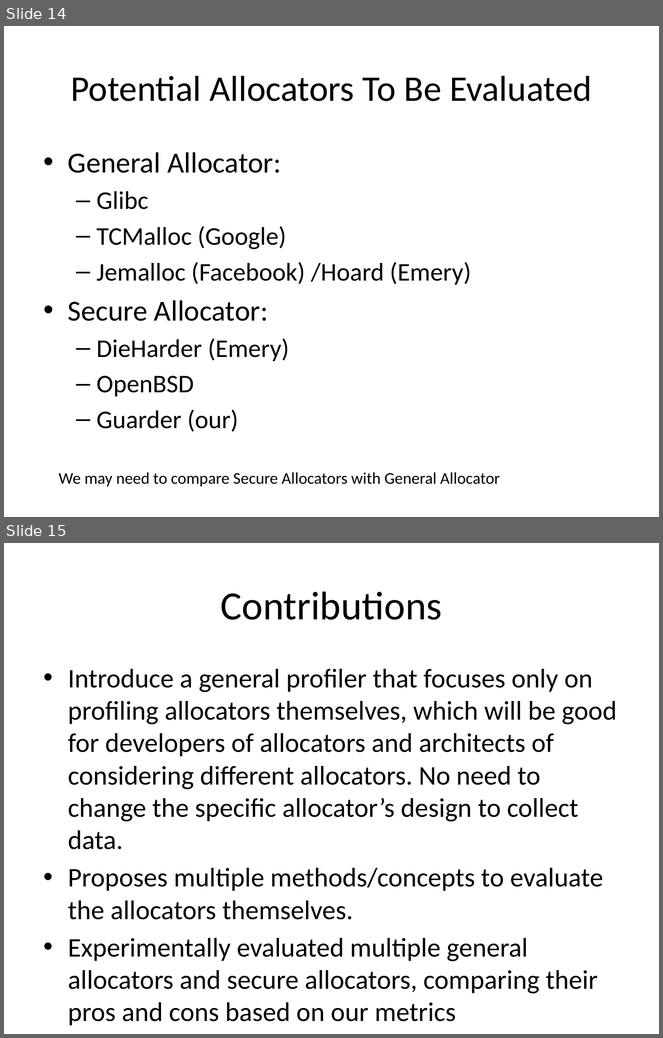
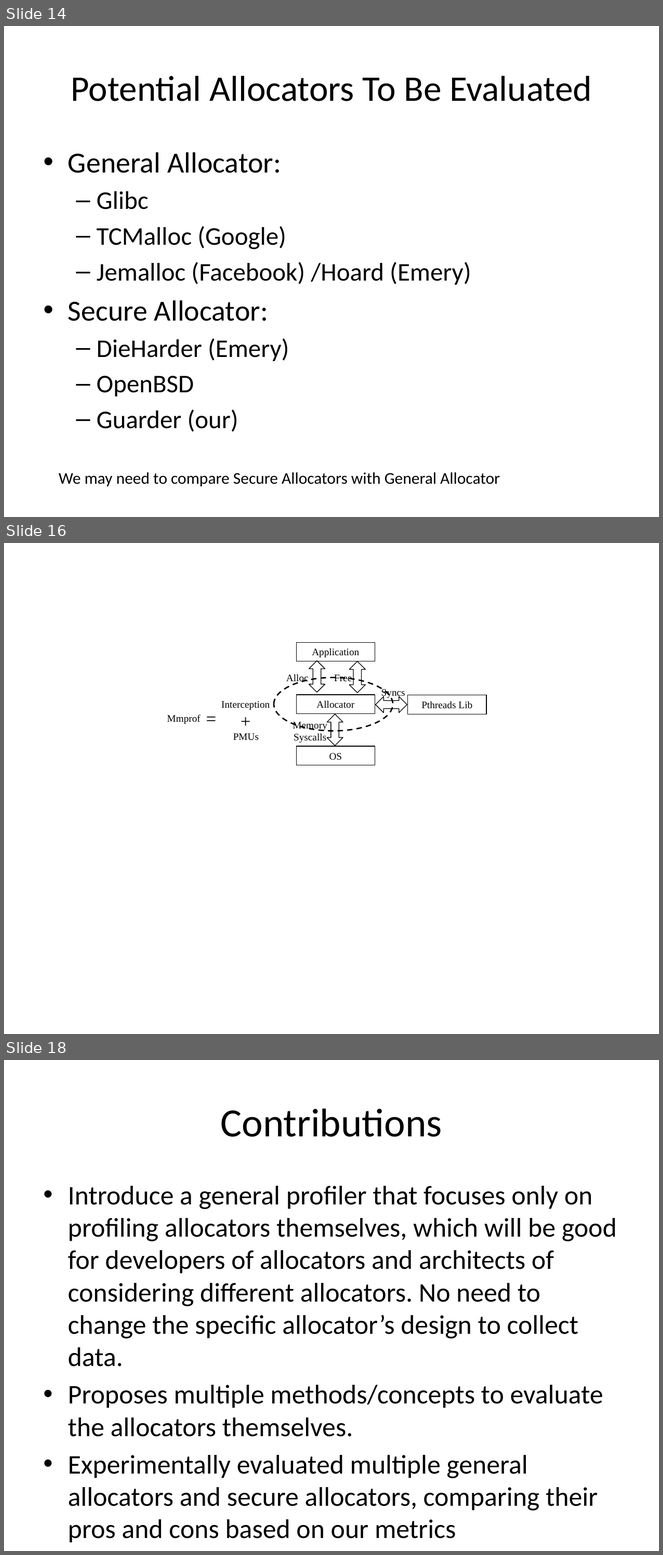
Before and after one commit to UTSASRG/MemPerf-Pro, a slide deck: AllocatorProfiler.pptx. Shown one above the other, each under a label of ours: slides 14 and 15 before the commit, slides 14, 16 and 18 after it; the slides between them are not shown. The pictures are 663x1038 and 663x1555 pixels, drawn with LibreOffice and Linux fonts; fonts in the diff are those of the drawing. Boxes give left, top, right and bottom in pixels: in the first picture for what was removed or moved away, otherwise in the second. Text is boxed around its words. In the diff, an @@ line names an element or a change of style, - is before the commit and + after.

```diff
--- a/AllocatorProfiler.pptx
+++ b/AllocatorProfiler.pptx
@@ slide 16 added at [4,543,659,1034], background #FFFFFF @@
@@ rectangle added at [296,643,375,662], outline #000000 0.75 pt, 11 pt, text #000000 @@
+Application
@@ up down arrow added at [309,661,325,692], outline #000000 0.75 pt @@
@@ up down arrow added at [349,662,366,693], outline #000000 0.75 pt @@
@@ ellipse added at [274,677,393,731], outline #000000 1.5 pt dashed @@
@@ text added at [286,674,309,683], 11 pt, text #000000 @@
+Alloc
@@ text added at [334,675,352,682], 11 pt, text #000000 @@
+Free
@@ rectangle added at [296,695,375,714], outline #000000 0.75 pt, 11 pt, text #000000 @@
+Allocator
@@ up down arrow added at [376,696,408,713], outline #000000 0.75 pt @@
@@ text added at [382,688,405,698], 11 pt, text #000000 @@
+Syncs
@@ rectangle added at [408,695,487,714], outline #000000 0.75 pt, 11 pt, text #000000 @@
+Pthreads Lib
@@ text added at [177,704,246,732], 20 pt, text #000000 @@
+=
@@ text added at [211,706,281,735], 20 pt, text #000000 @@
++
@@ text added at [221,701,270,710], 11 pt, text #000000 @@
+Interception
@@ up down arrow added at [327,714,344,745], outline #000000 0.75 pt @@
@@ text added at [167,715,201,724], 11 pt, text #000000 @@
+Mmprof
@@ text added at [293,722,327,743], 11 pt, text #000000 @@
+Memory
+Syscalls
@@ text added at [233,733,259,741], 11 pt, text #000000 @@
+PMUs
@@ rectangle added at [296,746,375,765], outline #000000 0.75 pt, 11 pt, text #000000 @@
+OS
@@ what was slide 15 is now slide 18 @@
```
Also in this commit, not shown: 2 other slides added, 3 other files.
